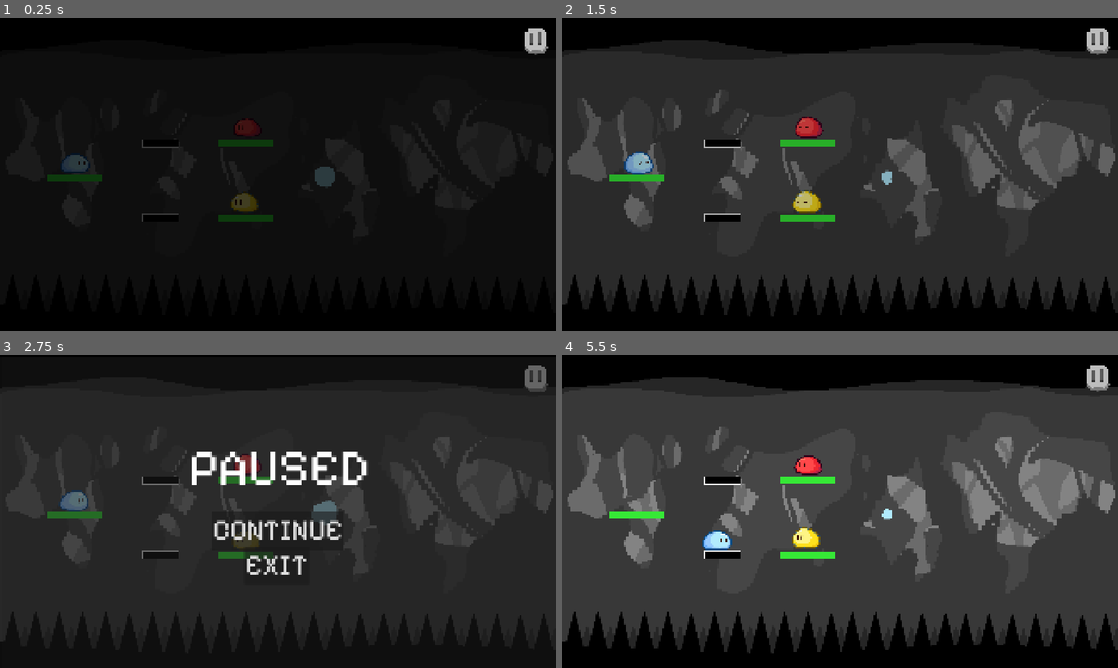
Above: before the commit, frames 1-4 (two rows, left to right).
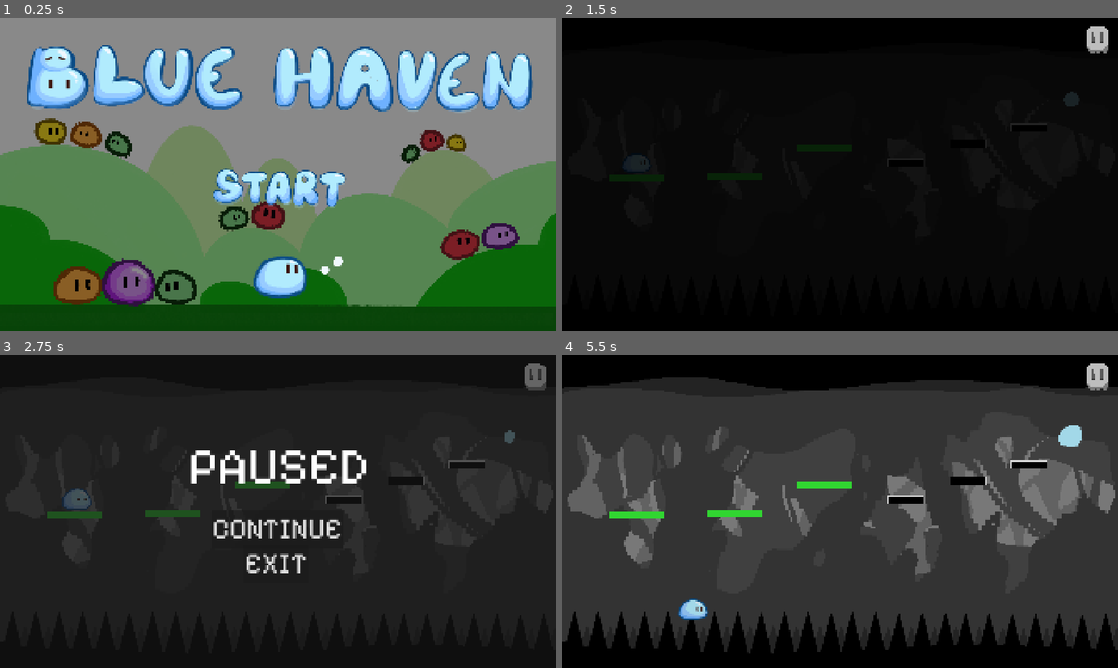
Above: after the commit, the same moments.

Repository: JianiLi98/Blue-Haven
Game: Godot game, scene res://scenes/start.tscn
The game is run twice, just before and just after one commit, with the same random seed, the same clock (stepped at 60 frames per second) and the same inputs. Before the commit the project starts from res://scenes/Main2.tscn.
Inputs (mouse positions are in pixels of both pictures, inside the frame that each line leads up to):
- Up to frame 1 (0.25 s): no input
- Up to frame 2 (1.5 s): click (1095, 39) at 0.52 s; click (840, 187) at 1.27 s
- Up to frame 3 (2.75 s): click (533, 376) at 2 s
- Up to frame 4 (5.5 s): click "CONTINUE" at 2.75 s; hold Space (jump) 3.53-4.28 s; tap Space (jump) at 4.35, 4.52, 4.82 s; hold Space (jump) from 5.03 s (still down)

The runs differ from the first frame. In frame 1, 99% of the frame differs, in the area x 0-100%, y 0-100%; in frame 2, 75%; in frame 3, 4.4%; in frame 4, 3.1%.

Commit message:
Added sound effects and bgm

Diff:
--- a/project.godot
+++ b/project.godot
@@ -11,9 +11,13 @@
 [application]
 
 config/name="Slime-Go"
-run/main_scene="uid://c4y3o5dfbpjdw"
+run/main_scene="uid://dm4r7rd3gts8a"
 config/features=PackedStringArray("4.4", "Forward Plus")
 config/icon="res://icon.svg"
+
+[autoload]
+
+SoundManager="*res://scenes/sound_manager.tscn"
 
 [display]
 
--- a/scenes/Main2.tscn
+++ b/scenes/Main2.tscn
@@ -17,8 +17,8 @@
 [ext_resource type="Script" uid="uid://d384bap7hamwj" path="res://scenes/yellowswitch.gd" id="15_ffkxm"]
 
 [sub_resource type="CapsuleShape2D" id="CapsuleShape2D_m2ten"]
-radius = 27.0
-height = 102.0
+radius = 48.0
+height = 124.0
 
 [sub_resource type="RectangleShape2D" id="RectangleShape2D_6ytyv"]
 size = Vector2(99.5, 70.5)
@@ -63,11 +63,11 @@
 script = ExtResource("10_tyifh")
 
 [node name="CollisionShape2D" type="CollisionShape2D" parent="Portal"]
-position = Vector2(1120, 544)
+position = Vector2(1062, 541)
 shape = SubResource("CapsuleShape2D_m2ten")
 
 [node name="AnimatedSprite2D" type="AnimatedSprite2D" parent="Portal"]
-position = Vector2(1120, 544)
+position = Vector2(1060, 538)
 scale = Vector2(0.45909, 0.485227)
 sprite_frames = ExtResource("11_haedj")
 animation = &"light"
--- a/scenes/Main3.tscn
+++ b/scenes/Main3.tscn
@@ -1,6 +1,11 @@
-[gd_scene load_steps=2 format=3 uid="uid://cf5o6l0snnfjl"]
+[gd_scene load_steps=7 format=3 uid="uid://cf5o6l0snnfjl"]
 
 [ext_resource type="Texture2D" uid="uid://dd4sua8x43oj3" path="res://assets/background.png" id="1_maebk"]
+[ext_resource type="Script" uid="uid://dvgdxfuy77hio" path="res://scripts/pause_menu.gd" id="2_63bjv"]
+[ext_resource type="Texture2D" uid="uid://tgnfnwn4q6fe" path="res://assets/pause_normal.png" id="3_6cbcs"]
+[ext_resource type="Texture2D" uid="uid://1df6vucyu8v7" path="res://assets/pause_pressed.png" id="4_pj52d"]
+[ext_resource type="Texture2D" uid="uid://b2j42tbeimk5r" path="res://assets/pause_hover.png" id="5_55sxl"]
+[ext_resource type="FontFile" uid="uid://bsijbqsdnsrt7" path="res://assets/PixelifySans-VariableFont_wght.ttf" id="6_dyhkj"]
 
 [node name="Main3" type="Node2D"]
 
@@ -11,3 +16,78 @@
 offset_bottom = 1080.0
 texture = ExtResource("1_maebk")
 expand_mode = 1
+
+[node name="PauseUI" type="CanvasLayer" parent="." node_paths=PackedStringArray("pause_panel")]
+process_mode = 3
+script = ExtResource("2_63bjv")
+pause_panel = NodePath("Control/PausePanel")
+
+[node name="Control" type="Control" parent="PauseUI"]
+layout_mode = 3
+anchors_preset = 0
+offset_right = 40.0
+offset_bottom = 40.0
+
+[node name="PauseButton" type="TextureButton" parent="PauseUI/Control"]
+layout_mode = 1
+anchors_preset = 1
+anchor_left = 1.0
+anchor_right = 1.0
+offset_left = 1762.0
+offset_top = 25.0
+offset_right = 2079.0
+offset_bottom = 358.0
+grow_horizontal = 0
+scale = Vector2(0.3, 0.3)
+texture_normal = ExtResource("3_6cbcs")
+texture_pressed = ExtResource("4_pj52d")
+texture_hover = ExtResource("5_55sxl")
+
+[node name="PausePanel" type="Panel" parent="PauseUI/Control"]
+visible = false
+layout_mode = 1
+anchors_preset = 15
+anchor_right = 1.0
+anchor_bottom = 1.0
+offset_right = 1880.0
+offset_bottom = 1047.0
+grow_horizontal = 2
+grow_vertical = 2
+
+[node name="Label" type="Label" parent="PauseUI/Control/PausePanel"]
+layout_mode = 1
+anchors_preset = 5
+anchor_left = 0.5
+anchor_right = 0.5
+offset_left = -312.0
+offset_top = 272.0
+offset_right = 316.0
+offset_bottom = 489.0
+grow_horizontal = 2
+theme_override_fonts/font = ExtResource("6_dyhkj")
+theme_override_font_sizes/font_size = 180
+text = "PAUSED"
+
+[node name="ContinueButton" type="Button" parent="PauseUI/Control/PausePanel"]
+layout_mode = 0
+offset_left = 728.0
+offset_top = 536.0
+offset_right = 1184.0
+offset_bottom = 664.0
+theme_override_fonts/font = ExtResource("6_dyhkj")
+theme_override_font_sizes/font_size = 100
+text = "CONTINUE"
+
+[node name="ExitButton" type="Button" parent="PauseUI/Control/PausePanel"]
+layout_mode = 0
+offset_left = 840.0
+offset_top = 656.0
+offset_right = 1064.0
+offset_bottom = 784.0
+theme_override_fonts/font = ExtResource("6_dyhkj")
+theme_override_font_sizes/font_size = 100
+text = "EXIT"
+
+[connection signal="pressed" from="PauseUI/Control/PauseButton" to="PauseUI" method="pause"]
+[connection signal="pressed" from="PauseUI/Control/PausePanel/ContinueButton" to="PauseUI" method="unpause"]
+[connection signal="pressed" from="PauseUI/Control/PausePanel/ExitButton" to="PauseUI" method="quit_game"]
--- /dev/null
+++ b/scenes/sound_manager.tscn
@@ -0,0 +1,18 @@
+[gd_scene load_steps=4 format=3 uid="uid://b18pkqo2trlk"]
+
+[ext_resource type="AudioStream" uid="uid://1ugyul541rhv" path="res://assets/sound/cartoon-jump-6462.mp3" id="1_g5net"]
+[ext_resource type="Script" uid="uid://3rekdxignamx" path="res://scripts/sound_manager.gd" id="1_mdjn0"]
+[ext_resource type="AudioStream" uid="uid://dly74aul05j0e" path="res://assets/sound/charge.mp3" id="3_shlr6"]
+
+[node name="SoundManager" type="Node"]
+script = ExtResource("1_mdjn0")
+
+[node name="SFX" type="Node" parent="."]
+
+[node name="jump" type="AudioStreamPlayer" parent="SFX"]
+stream = ExtResource("1_g5net")
+
+[node name="charge" type="AudioStreamPlayer" parent="SFX"]
+stream = ExtResource("3_shlr6")
+
+[node name="BGMPlayer" type="AudioStreamPlayer" parent="."]
--- a/scenes/start.tscn
+++ b/scenes/start.tscn
@@ -1,7 +1,9 @@
-[gd_scene load_steps=15 format=3 uid="uid://dm4r7rd3gts8a"]
+[gd_scene load_steps=17 format=3 uid="uid://dm4r7rd3gts8a"]
 
+[ext_resource type="Script" uid="uid://b3ptoyrda6uh" path="res://scripts/start_screen.gd" id="1_gsp51"]
 [ext_resource type="Texture2D" uid="uid://b81cc7gbkikcb" path="res://assets/ground3.png" id="1_y16t7"]
 [ext_resource type="Texture2D" uid="uid://ci2b0h340hkyp" path="res://assets/ground2.png" id="2_4ge6i"]
+[ext_resource type="AudioStream" uid="uid://dv0pugh6qnges" path="res://assets/sound/No Copyright  DEAD OF THE WATER _ MYSTERIOUS MUSIC _ AMBIENT DARK MUSIC _ ROYALTY FREE MUSIC.mp3" id="2_r8uic"]
 [ext_resource type="Texture2D" uid="uid://bejto8k1wivx6" path="res://assets/ground1.png" id="3_8itgj"]
 [ext_resource type="Texture2D" uid="uid://1fwtmetdpt4w" path="res://assets/ground0.png" id="4_tn317"]
 [ext_resource type="Script" uid="uid://ba7wj6f62fwb0" path="res://scripts/start.gd" id="5_m8nf6"]
@@ -25,6 +27,8 @@
 
 [node name="start" type="Node2D"]
 position = Vector2(13, 244)
+script = ExtResource("1_gsp51")
+bgm = ExtResource("2_r8uic")
 
 [node name="ParallaxBackground" type="ParallaxBackground" parent="."]
 
--- a/scripts/Main.gd
+++ b/scripts/Main.gd
@@ -17,6 +17,8 @@
 	# 渐亮
 	var tw := create_tween()
 	tw.tween_property(fade_rect, "color:a", 0.0, 1.0)
+
+	SoundManager.play_bgm(preload("res://assets/sound/gentle-ocean-waves-birdsong-and-gull-7109.mp3"))
 
 
 func _process(delta: float) -> void:
--- a/scripts/Player.gd
+++ b/scripts/Player.gd
@@ -81,6 +81,7 @@
 	# 2) 地面上按下 → 蓄力
 	if is_on_floor() and (state == State.STATIC or state == State.STUCK):
 		if Input.is_action_just_pressed("jump"):
+			SoundManager.play_sfx("charge")
 			state = State.CHARGING
 			charge_time = 0.0
 			_play_charge()
@@ -92,6 +93,9 @@
 
 	# 4) 松开 → 跳
 	if state == State.CHARGING and Input.is_action_just_released("jump"):
+		SoundManager.stop_sfx("charge")
+		SoundManager.play_sfx("jump")
+
 		var t: float = clampf(charge_time / MAX_CHARGE_TIME, 0.0, 1.0)
 		t = pow(t, 1.4)
 		var jump_v: float = lerpf(MIN_JUMP_V, MAX_JUMP_V, t)
--- /dev/null
+++ b/scripts/sound_manager.gd
@@ -0,0 +1,28 @@
+extends Node
+
+@onready var sfx: Node = $SFX
+@onready var bgm_player: AudioStreamPlayer = $BGMPlayer
+
+
+func play_sfx(name: String) -> void:
+	var player := sfx.get_node(name) as AudioStreamPlayer
+	if not player:
+		return
+	if not player.playing:
+		player.play()
+
+func stop_sfx(name: String) -> void:
+	var player := sfx.get_node(name) as AudioStreamPlayer
+	if not player:
+		return
+	if player.playing:
+		player.stop()
+
+
+func play_bgm(stream: AudioStream, offset: float = 0.0) -> void:
+	if not stream:
+		return
+	if bgm_player.playing:
+		bgm_player.stop()
+	bgm_player.stream = stream
+	bgm_player.play(offset)
--- /dev/null
+++ b/scripts/start_screen.gd
@@ -0,0 +1,8 @@
+extends Node2D
+
+@export var bgm: AudioStream
+@export var bgm_offset := 6
+
+func _ready() -> void:
+	if bgm:
+		SoundManager.play_bgm(bgm, bgm_offset)
--- a/tres/slime.tres
+++ b/tres/slime.tres
@@ -398,7 +398,7 @@
 }],
 "loop": false,
 "name": &"green_char",
-"speed": 5.0
+"speed": 20.0
 }, {
 "frames": [{
 "duration": 1.0,
@@ -448,7 +448,7 @@
 }],
 "loop": false,
 "name": &"green_jump",
-"speed": 5.0
+"speed": 15.0
 }, {
 "frames": [{
 "duration": 1.0,
@@ -577,7 +577,7 @@
 }],
 "loop": false,
 "name": &"pur_char",
-"speed": 5.0
+"speed": 20.0
 }, {
 "frames": [{
 "duration": 1.0,
@@ -627,5 +627,5 @@
 }],
 "loop": false,
 "name": &"pur_jump",
-"speed": 5.0
+"speed": 15.0
 }]
Not shown, added: assets/sound/No Copyright DEAD OF THE WATER _ MYSTERIOUS MUSIC _ AMBIENT DARK MUSIC _ ROYALTY FREE MUSIC.mp3.import
Not shown, added: assets/sound/bubble-pop-406640.mp3.import
Not shown, added: assets/sound/cartoon-jump-6462.mp3.import
Not shown, added: assets/sound/charge.mp3.import
Not shown, added: assets/sound/gentle-ocean-waves-birdsong-and-gull-7109.mp3.import
Not shown, added: assets/sound/jump2.mp3.import
Not shown, added: assets/sound/jumpjump.mp3.import
Not shown, added: assets/sound/sound-effect-jumping-in-tv-gameanimation-type-of-sound-137602.mp3.import
Not shown, added: assets/sound/water-jump-splash-pool-180114.mp3.import
Not shown, added: scripts/sound_manager.gd.uid
Not shown, added: scripts/start_screen.gd.uid
Not shown, changed: .DS_Store
(and 11 more such lines)
